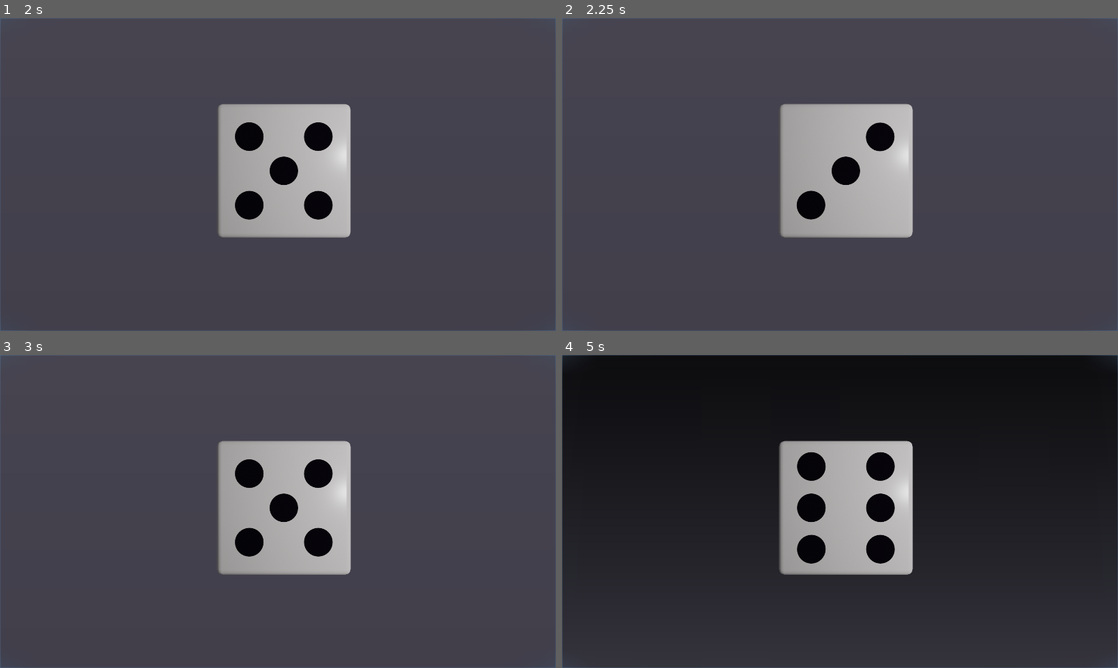
Above: before the commit, frames 1-4 (two rows, left to right).
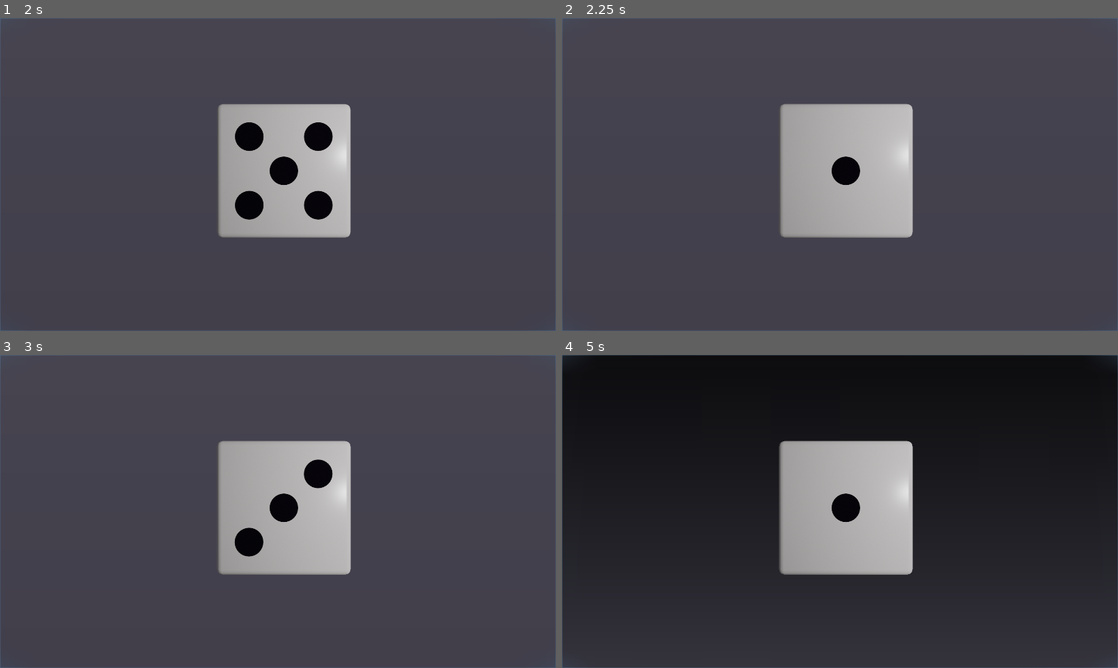
Above: after the commit, the same moments.

Repository: roiteee/diceRoll
Game: Godot game, scene res://scenes/Game.tscn
Same seed, same stepped clock (60 frames per second), same inputs: the game is played once before the commit and once after it.
Inputs (mouse positions are in pixels of both pictures, inside the frame that each line leads up to):
- Up to frame 1 (2 s): click (278, 174) at 0.5 s; click (278, 174) at 1.25 s
- Up to frame 2 (2.25 s): click (840, 174) at 2 s
- Up to frame 3 (3 s): tap Enter (ui_accept) at 2.75 s; hold Enter (ui_accept) from 2.78 s (still down)
- Up to frame 4 (5 s): release Enter (ui_accept) at 3.53 s; tap Enter (ui_accept) at 3.6, 3.77, 4.07 s; hold Enter (ui_accept) from 4.28 s (still down)

Frame 1 is identical in both runs. In frame 2, 0.8% of the frame differs, in the area x 42-60%, y 33-65%; in frame 3, 0.8%; in frame 4, 2.6%, in the area x 42-60%, y 30-67%.

Commit message:
Final dice project. Added comments, removed some bugs

Diff:
--- a/DiceRollGodot/scenes/Dice.tscn
+++ b/DiceRollGodot/scenes/Dice.tscn
@@ -8,45 +8,45 @@
 [ext_resource path="res://resources/diceFlat/0001.png" type="Texture" id=6]
 [ext_resource path="res://resources/diceFlat/0004.png" type="Texture" id=7]
 
-[sub_resource type="SpriteFrames" id=1]
+[sub_resource type="SpriteFrames" id=2]
 animations = [ {
 "frames": [ ExtResource( 3 ) ],
-"loop": true,
+"loop": false,
 "name": "five",
 "speed": 5.0
 }, {
 "frames": [ ExtResource( 6 ), ExtResource( 7 ), ExtResource( 5 ), ExtResource( 4 ), ExtResource( 5 ), ExtResource( 3 ), ExtResource( 2 ), ExtResource( 5 ), ExtResource( 6 ), ExtResource( 7 ), ExtResource( 3 ), ExtResource( 5 ) ],
-"loop": true,
+"loop": false,
 "name": "roll",
 "speed": 5.0
 }, {
 "frames": [ ExtResource( 5 ) ],
-"loop": true,
+"loop": false,
 "name": "three",
 "speed": 5.0
 }, {
-"frames": [ ExtResource( 2 ) ],
-"loop": true,
-"name": "two",
-"speed": 5.0
-}, {
 "frames": [ ExtResource( 6 ) ],
-"loop": true,
+"loop": false,
 "name": "one",
 "speed": 5.0
 }, {
 "frames": [ ExtResource( 7 ) ],
-"loop": true,
+"loop": false,
 "name": "four",
 "speed": 5.0
 }, {
+"frames": [ ExtResource( 2 ) ],
+"loop": false,
+"name": "two",
+"speed": 5.0
+}, {
 "frames": [ ExtResource( 4 ) ],
-"loop": true,
+"loop": false,
 "name": "six",
 "speed": 5.0
 } ]
 
-[sub_resource type="SpriteFrames" id=2]
+[sub_resource type="SpriteFrames" id=1]
 animations = [ {
 "frames": [ ExtResource( 6 ), ExtResource( 5 ), ExtResource( 7 ), ExtResource( 2 ), ExtResource( 5 ), ExtResource( 3 ), …(182 unchanged characters)…
 "loop": false,
@@ -58,11 +58,11 @@
 script = ExtResource( 1 )
 
 [node name="AnimatedSprite" type="AnimatedSprite" parent="."]
-frames = SubResource( 1 )
+frames = SubResource( 2 )
 animation = "six"
 
 [node name="AnimatedSpriteRoll" type="AnimatedSprite" parent="."]
-frames = SubResource( 2 )
+frames = SubResource( 1 )
 animation = "roll"
 frame = 9
 [connection signal="animation_finished" from="AnimatedSpriteRoll" to="." method="_on_AnimatedSpriteRoll_animation_finished"]
--- a/DiceRollGodot/scenes/Game.gd
+++ b/DiceRollGodot/scenes/Game.gd
@@ -1,8 +1,6 @@
 extends Node
 
-func _ready():
-	pass
-
-
+# The big button is on the whole screen. When pressed it gets the node 'Dice'
+# and executes its function rollDice()
 func _on_Button_pressed():
 	$Dice.rollDice()
--- a/DiceRollGodot/scripts/Dice.gd
+++ b/DiceRollGodot/scripts/Dice.gd
@@ -1,27 +1,46 @@
 extends Node2D
 
-var diceOutput
-var isRolling = false
+var diceOutput	# variable to hold the random output of the dice
+var isRolling = false	# if the rolling animation is playing this will be true
 
+#This is the function that starts the rolling if the dice is
+#not already rolling
 func rollDice():
 	if not isRolling:
+		#randomize() function allows for different random everytime
 		randomize()
+		#randi() function built in function which returns a random integer
+		#here %6 returns the remainder of the random generated number
+		#after divided by 6. So the number is from 0 and 5. We add 1
+		#so that the output is from 1 to 6
 		diceOutput = randi()%6+1
+		#print for testing. It won't be shown on screen only for debugging.
 		print(diceOutput)
+		#The diceOutput is already calculated. We have to show that the
+		#dice is rolling and then the number had come, when in fact even
+		#before playing rolling animation, we know the answer.
 		playRollDice()
 
+#this function plays the rolling animation, after the animation is finished
+#playing a signal is given which plays the showOutput() function
 func playRollDice():
 	isRolling = true
 	print("I am playing")
 	$AnimatedSpriteRoll.visible=true
 	$AnimatedSpriteRoll.play("roll")
 
-
+#this function is run after the rolling animation is finished.
+#Here we have to send the rolling animation to frame 0, otherwise next time
+#the animation will not run since the animation is already on the last frame.
+#Also we have to set playing to false, otherwise the animation will keep
+#playing and the debug text "Test" shows again and again.
 func showOutput():
 	isRolling = false
 	$AnimatedSpriteRoll.frame = 0
+	$AnimatedSpriteRoll.playing = false
 	$AnimatedSpriteRoll.visible = false
 	print("Test")
+	#show the correct dice according to diceOutput.
 	if diceOutput == 1:
 		$AnimatedSprite.play("one")
 	elif diceOutput == 2:
@@ -35,12 +54,11 @@
 	elif diceOutput == 6:
 		$AnimatedSprite.play("six")
 
-
-
+#this function allows to play the roll if spacebar or Enter is pressed.
 func _input(event):
 	if Input.is_action_pressed("ui_accept"):
 		rollDice()
 
-
+#this function plays when the signal of animation finished is given.
 func _on_AnimatedSpriteRoll_animation_finished():
 	showOutput()
